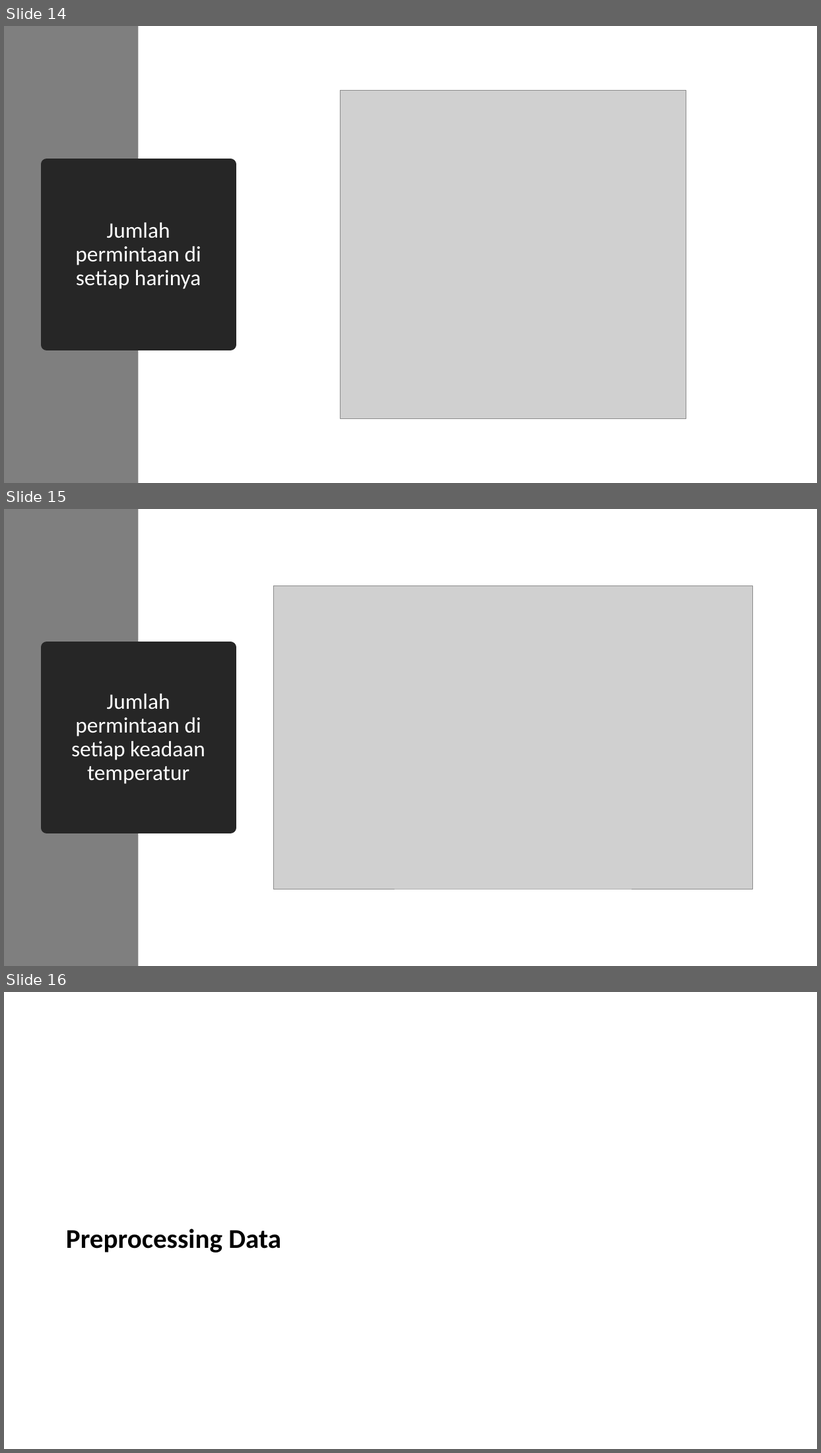
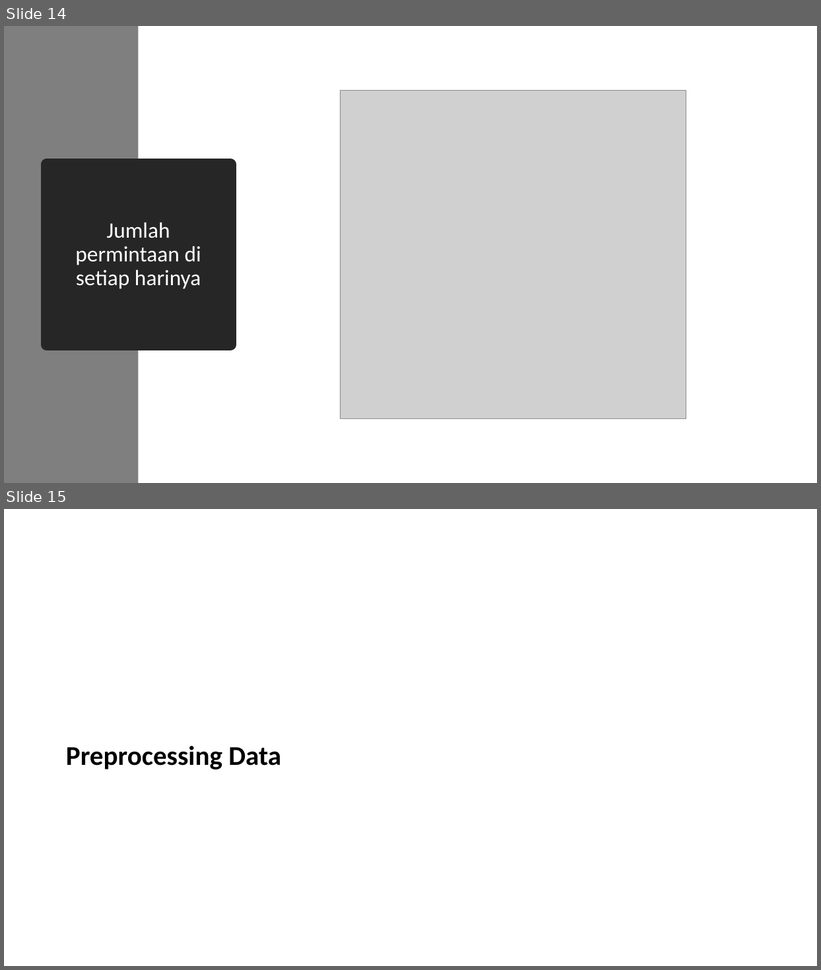
Before and after one commit to adamwdb/bike_demand, a slide deck: Presentation _ Bike _ Demand.pptx. Shown one above the other, each under a label of ours: slides 14, 15 and 16 before the commit, slides 14 and 15 after it. The pictures are 821x1453 and 821x970 pixels, drawn with LibreOffice and Linux fonts; fonts in the diff are those of the drawing; grey boxes stand for pictures. Boxes give left, top, right and bottom in pixels: in the first picture for what was removed or moved away, otherwise in the second. Text is boxed around its words. In the diff, an @@ line names an element or a change of style, - is before the commit and + after.

```diff
--- a/Presentation _ Bike _ Demand.pptx
+++ b/Presentation _ Bike _ Demand.pptx
@@ slide 15 removed at box(4, 509, 817, 966), background #FFFFFF @@
@@ rectangle removed at box(4, 509, 138, 966) @@
@@ picture removed at box(274, 586, 753, 889) @@
@@ title removed at box(47, 648, 230, 828) @@
-Jumlah permintaan di setiap keadaan temperatur
@@ what was slide 16 is now slide 15 @@
```
Also in this commit, not shown: 8 slides added, 3 other slides removed, 2 other files.
